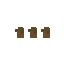
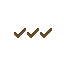
Comparing the layer stacks of the two 64×64 images. Changes:
added layer "Layer 5" above "Layer 4" over bbox(14, 28, 52, 38)
hid "Layer 4" over bbox(15, 27, 50, 38)
